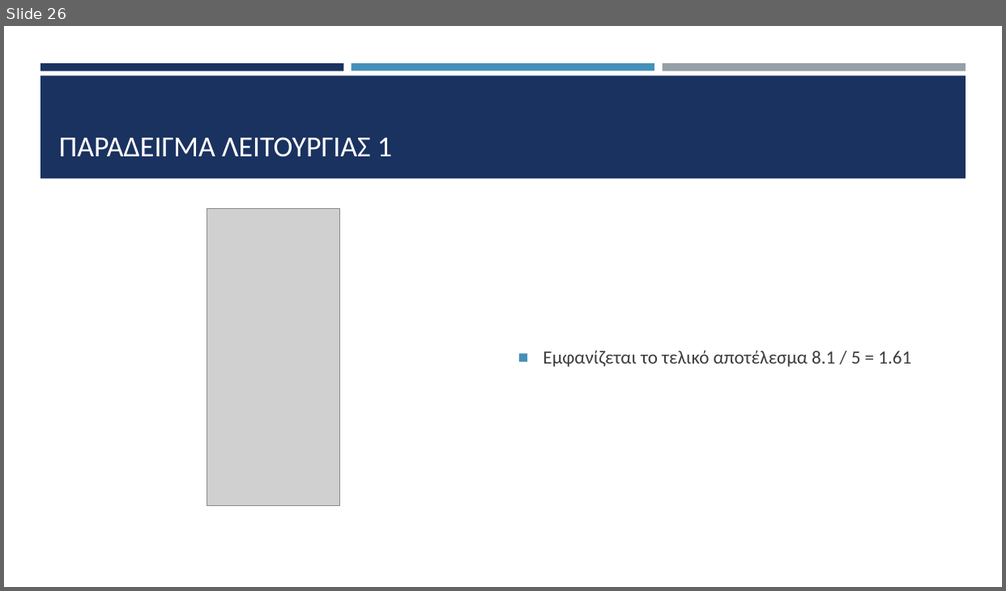
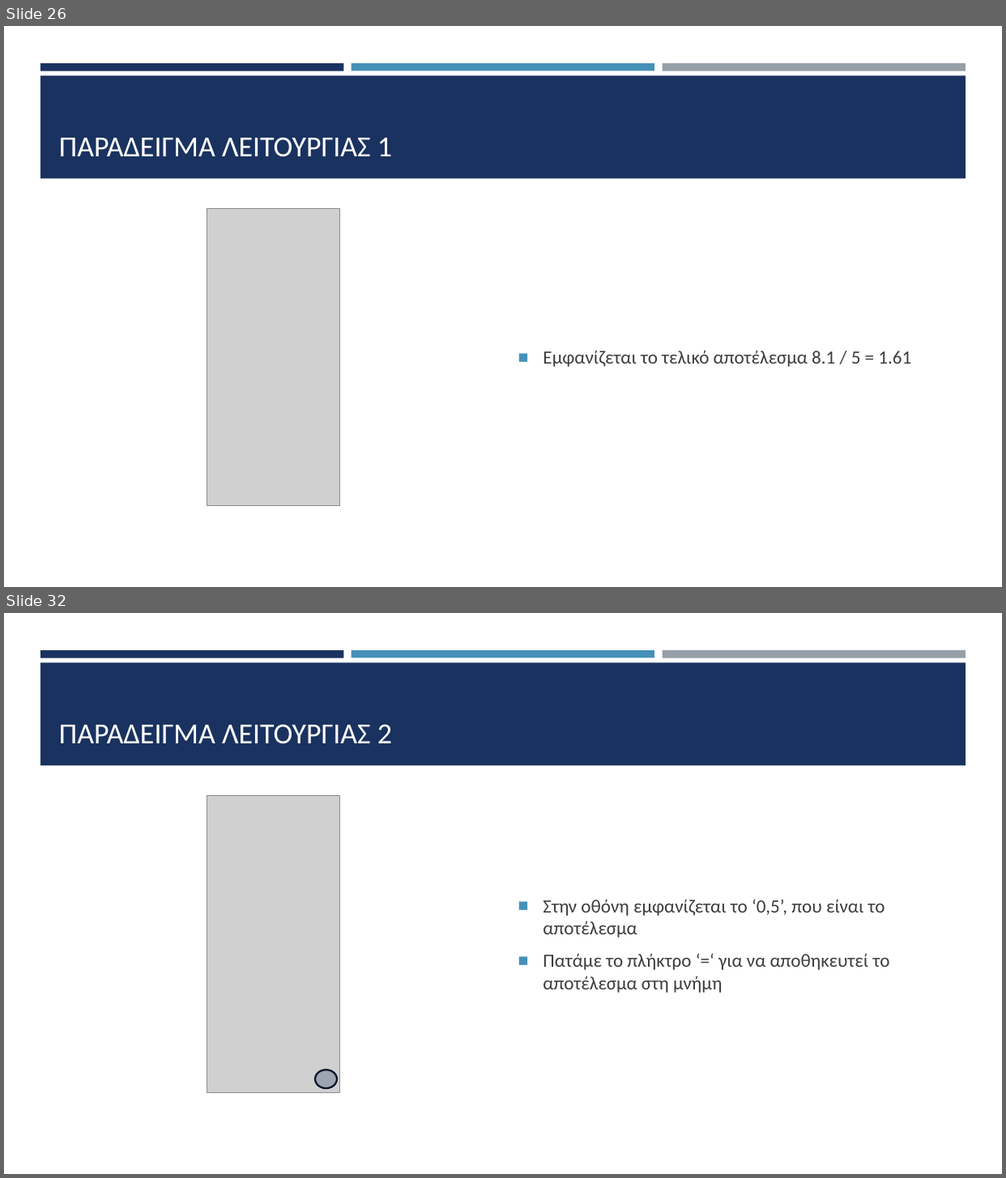
Before and after one commit to HLE47-GROUP03/Scientific_Calculator, a slide deck: sci_calc_main/documentation/HLE47-03_parousiasi.pptx. Shown one above the other, each under a label of ours: slide 26 before the commit, slides 26 and 32 after it; the slides between them are not shown. The pictures are 1006x591 and 1006x1178 pixels, drawn with LibreOffice and Linux fonts; fonts in the diff are those of the drawing; grey boxes stand for pictures. Boxes give left, top, right and bottom in pixels: in the first picture for what was removed or moved away, otherwise in the second. Text is boxed around its words. In the diff, an @@ line names an element or a change of style, - is before the commit and + after.

```diff
--- a/sci_calc_main/documentation/HLE47-03_parousiasi.pptx
+++ b/sci_calc_main/documentation/HLE47-03_parousiasi.pptx
@@ slide 32 added at [4, 613, 1002, 1174], background #FFFFFF; not listed: 4 template elements that a slide beside it also shows @@
@@ title added at [59, 724, 392, 744], 28 pt, text #FFFFFF @@
+ΠΑΡΑΔΕΙΓΜΑ ΛΕΙΤΟΥΡΓΙΑΣ 2
@@ picture added at [206, 796, 340, 1093] @@
@@ text added at [543, 899, 890, 993], 18 pt, text #3D3D3D @@
+■ Στην οθόνη εμφανίζεται το ‘0,5’, που είναι το αποτέλεσμα
+■ Πατάμε το πλήκτρο ‘=‘ για να αποθηκευτεί το αποτέλεσμα στη μνήμη
@@ ellipse added at [315, 1071, 337, 1089], fill #1A3260 at 27% opacity, outline #0B162A 1.75 pt @@
```
Also in this commit, not shown: 12 other slides added, 1 other file.
